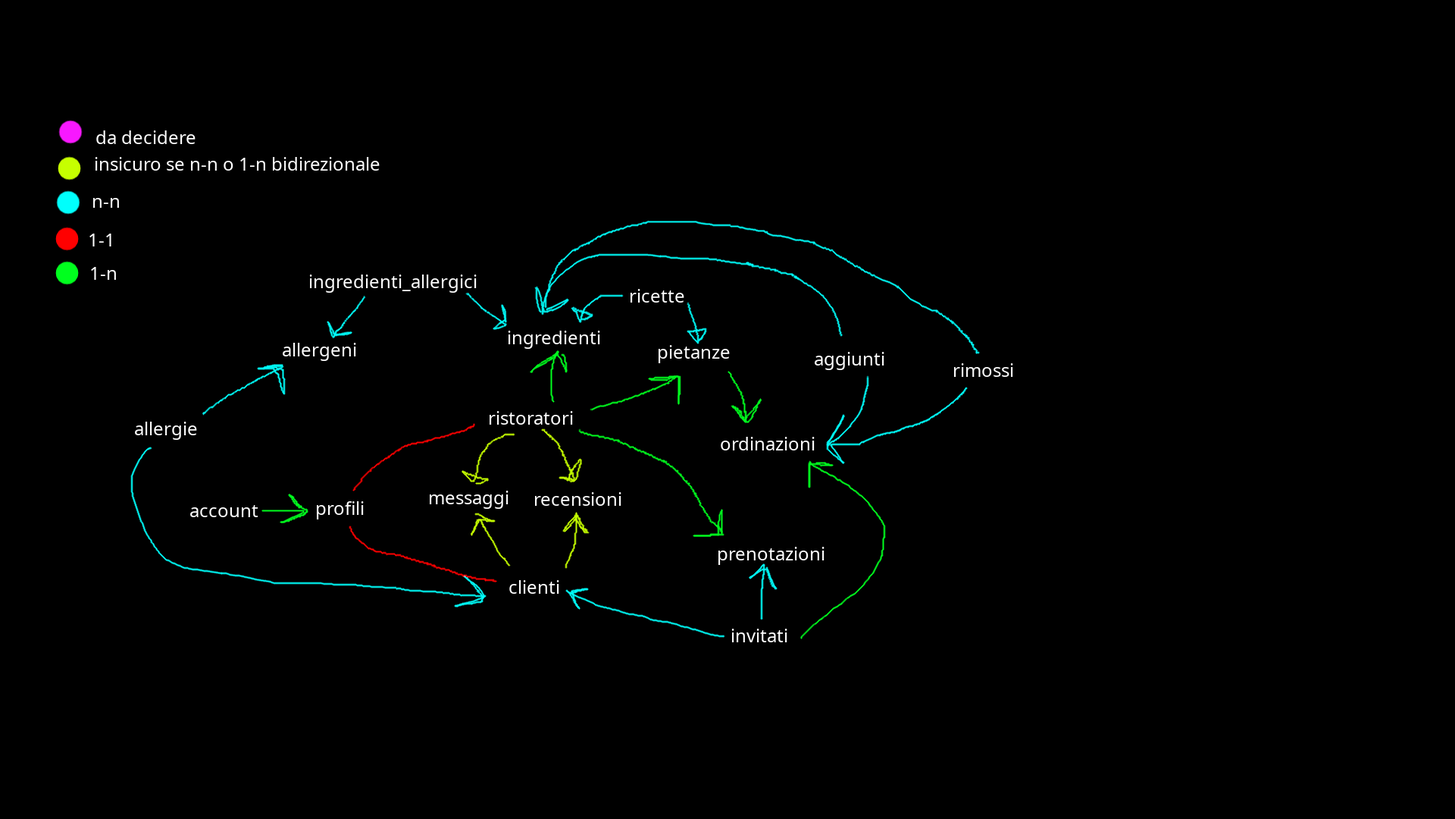
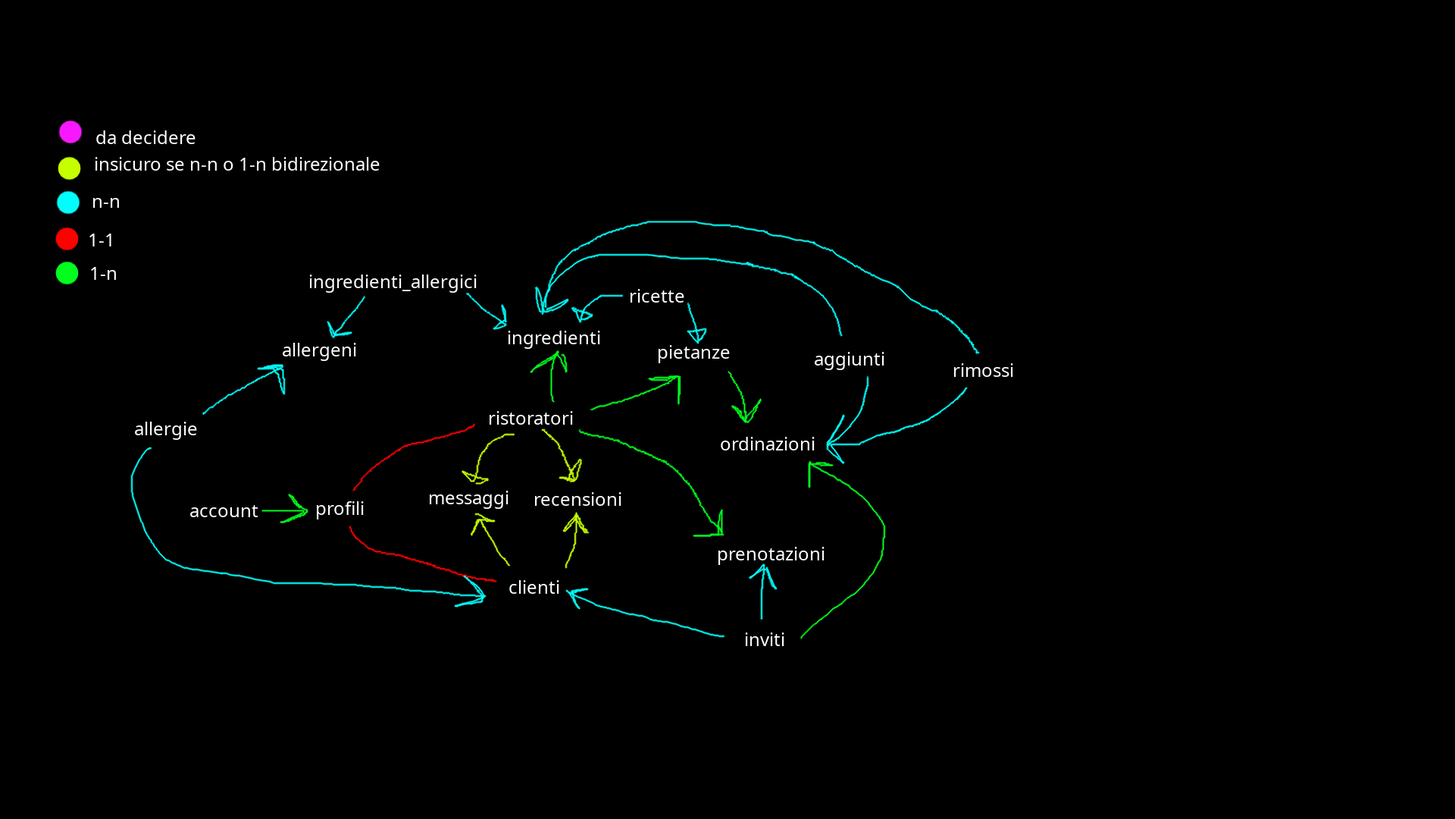
Layered file, before and after one edit (1455 × 819). Changes by layer:
renamed "invitati" to "inviti", painted on it over bbox(731, 628, 788, 646)
